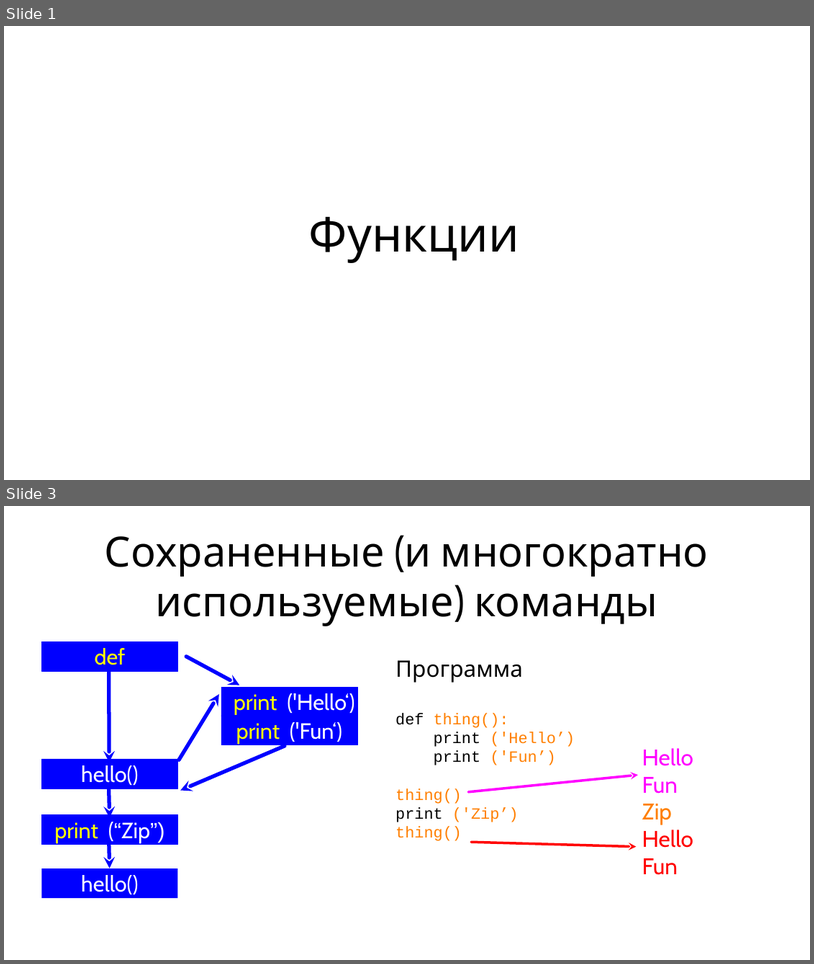
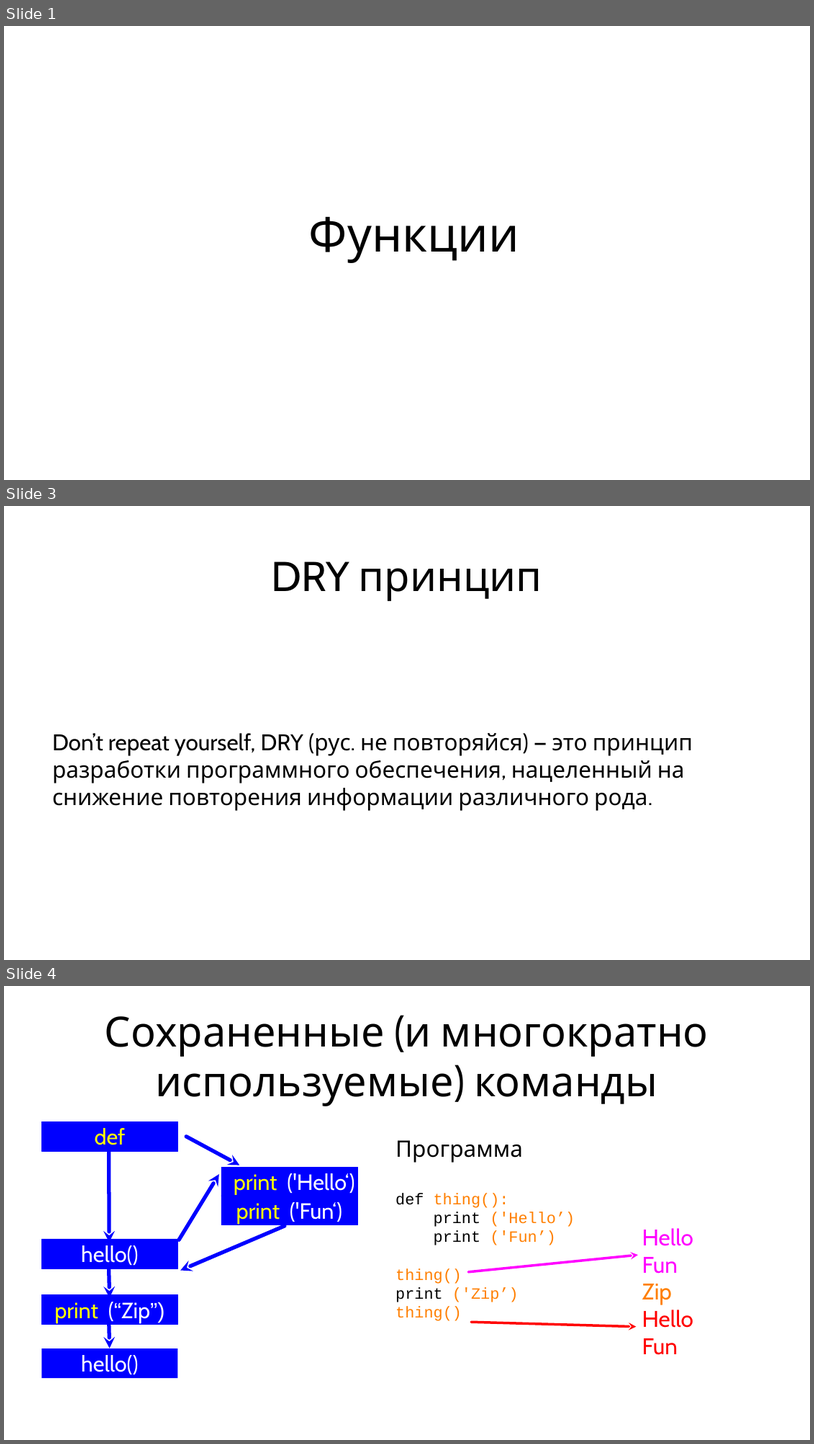
Before and after one commit to maxchv/LearnPython, a slide deck: week04/Functions.pptx. Shown one above the other, each under a label of ours: slides 1 and 3 before the commit, slides 1, 3 and 4 after it; the slides between them are not shown. The pictures are 814x964 and 814x1444 pixels, drawn with LibreOffice and Linux fonts; fonts in the diff are those of the drawing. Boxes give left, top, right and bottom in pixels: in the first picture for what was removed or moved away, otherwise in the second. Text is boxed around its words. In the diff, an @@ line names an element or a change of style, - is before the commit and + after.

```diff
--- a/week04/Functions.pptx
+++ b/week04/Functions.pptx
@@ slide 3 added at (4, 506, 810, 960), background #FFFFFF @@
@@ title added at (271, 561, 543, 601), 66 pt, text #000000 @@
+DRY принцип
@@ text added at (52, 733, 693, 811), 36 pt, text #000000 @@
+Don’t repeat yourself, DRY (рус. не повторяйся) — это принцип разработки программного обеспечения, нацеленный на снижение повторения информации различного рода.
@@ what was slide 3 is now slide 4 @@
```
Also in this commit, not shown: 1 slide changed.
